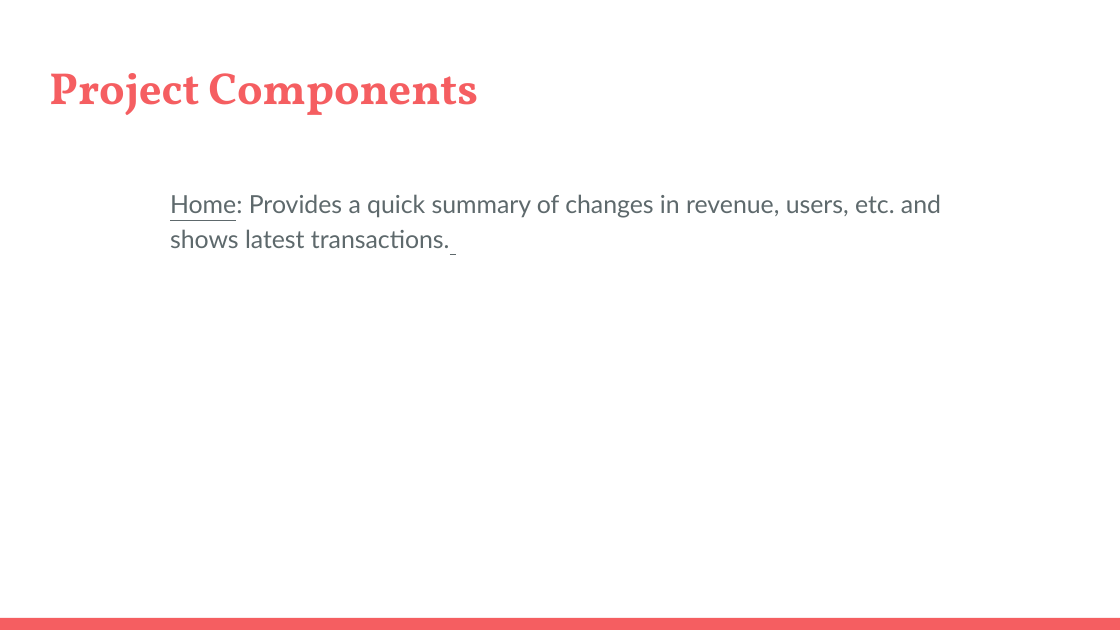
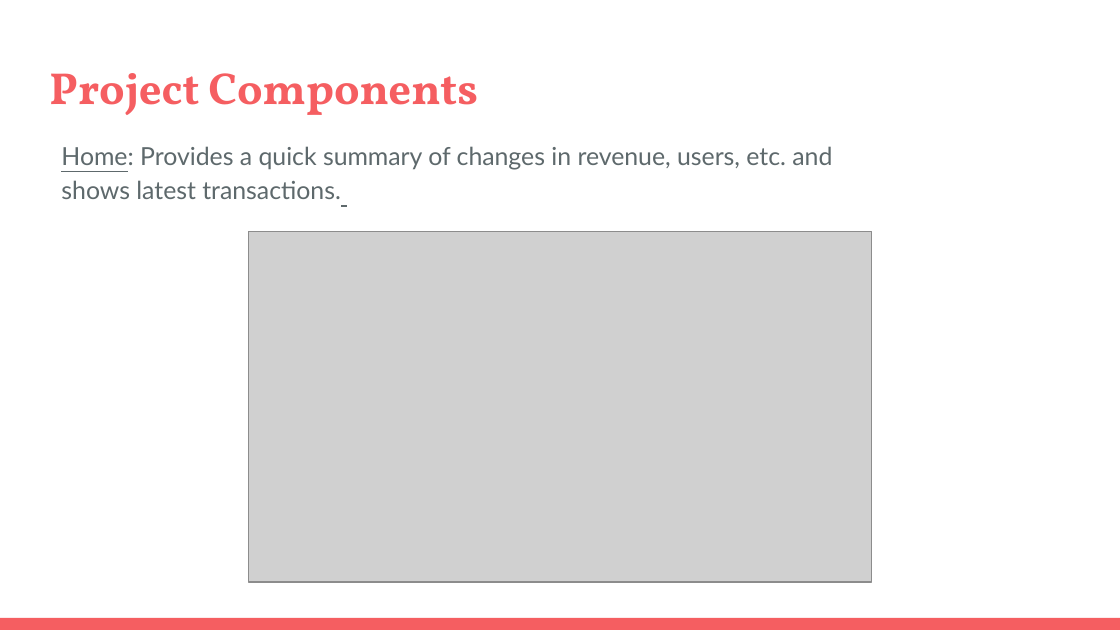
Before and after one commit to TheEshaan/Full-Stack-Laundry-Administration-System, a slide deck: slide 7 of Prima-PPT.pptx. Drawn at 1120x630 pixels with LibreOffice and Linux fonts; fonts in the diff are those of the drawing; grey boxes stand for pictures. Boxes give left, top, right and bottom in pixels: in the first picture for what was removed or moved away, otherwise in the second. Text is boxed around its words. In the diff, an @@ line names an element or a change of style, - is before the commit and + after.

```diff
--- a/Prima-PPT.pptx
+++ b/Prima-PPT.pptx
@@ text "Home: Provides a quick summary ...": place and size @@
-text "Home: Provides a quick summary ..." at [170,194,941,248]
+text "Home: Provides a quick summary ..." at [61,146,832,199]
@@ picture added at [249,231,872,581] @@
```
Also in this commit, not shown: 5 other slides changed, 1 slide removed.
